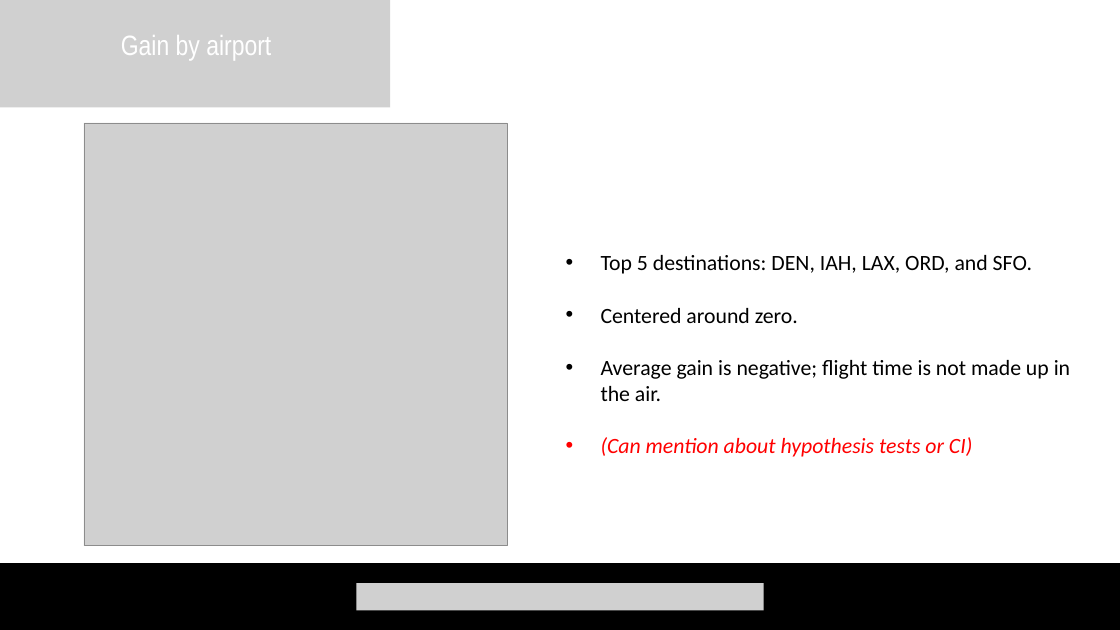
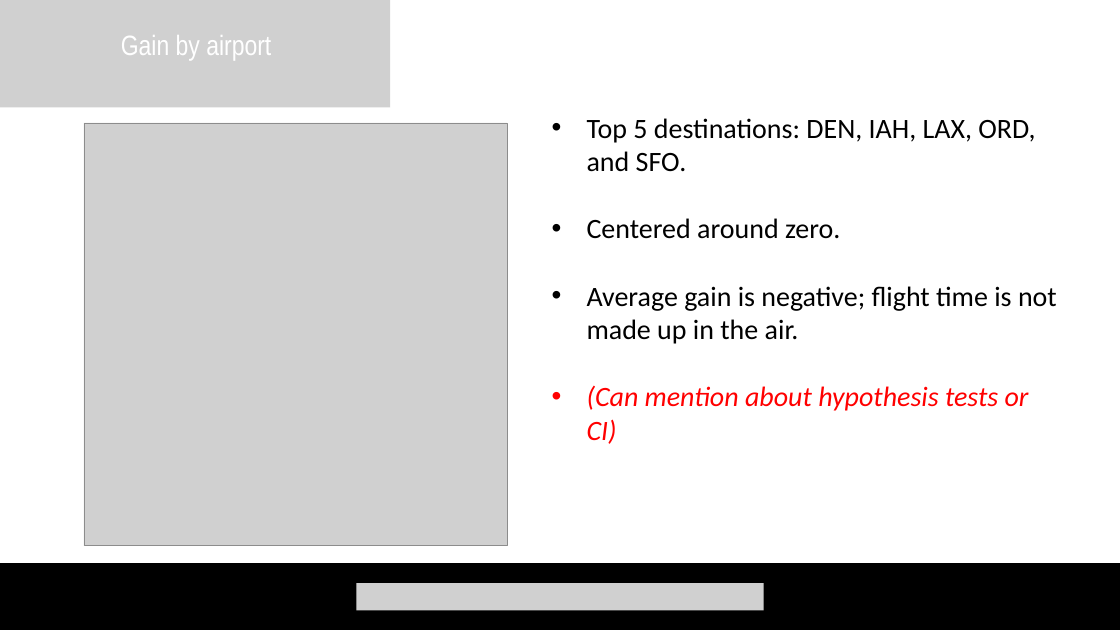
Before and after one commit to netonj/NYC-Flights-Project-1, a slide deck: slide 8 of Group6_slide_part2-version2.pptx. Drawn at 1120x630 pixels with LibreOffice and Linux fonts; fonts in the diff are those of the drawing; grey boxes stand for pictures. Boxes give left, top, right and bottom in pixels: in the first picture for what was removed or moved away, otherwise in the second. Text is boxed around its words. In the diff, an @@ line names an element or a change of style, - is before the commit and + after.

```diff
--- a/Group6_slide_part2-version2.pptx
+++ b/Group6_slide_part2-version2.pptx
@@ text "Top 5 destinations: DEN, IAH, ...": place and size @@
-text "Top 5 destinations: DEN, IAH, ..." at <box>601,255,1070,457</box>
+text "Top 5 destinations: DEN, IAH, ..." at <box>587,118,1057,444</box>
@@ text "Top 5 destinations: DEN, IAH, ..." at <box>587,118,1057,444</box>: size 28 to 36 pt @@
```
Also in this commit, not shown: 2 other slides changed.
